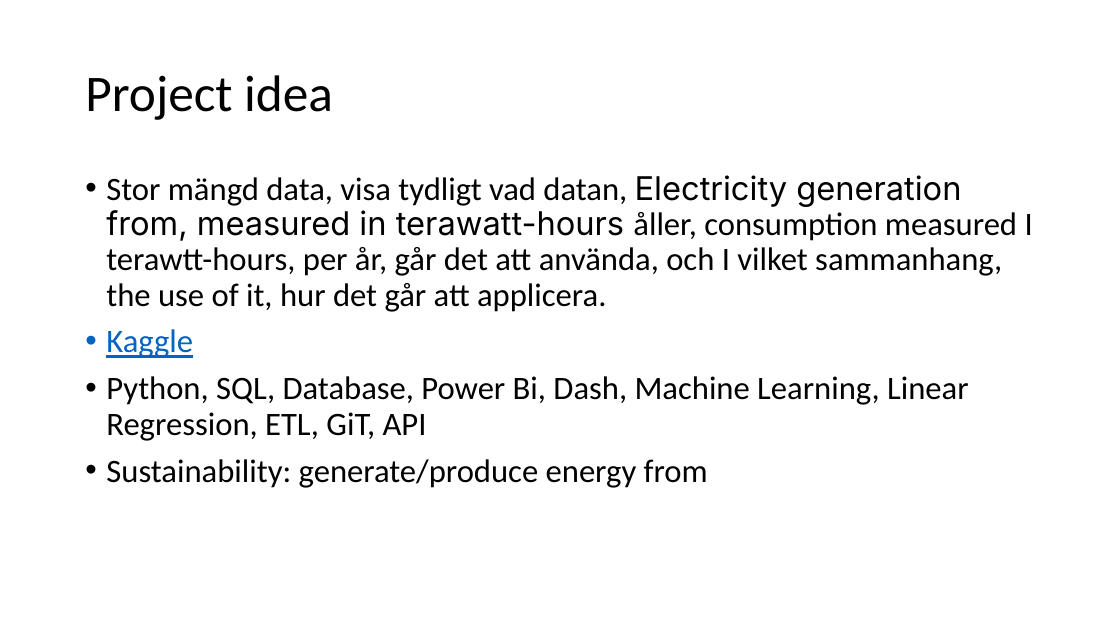
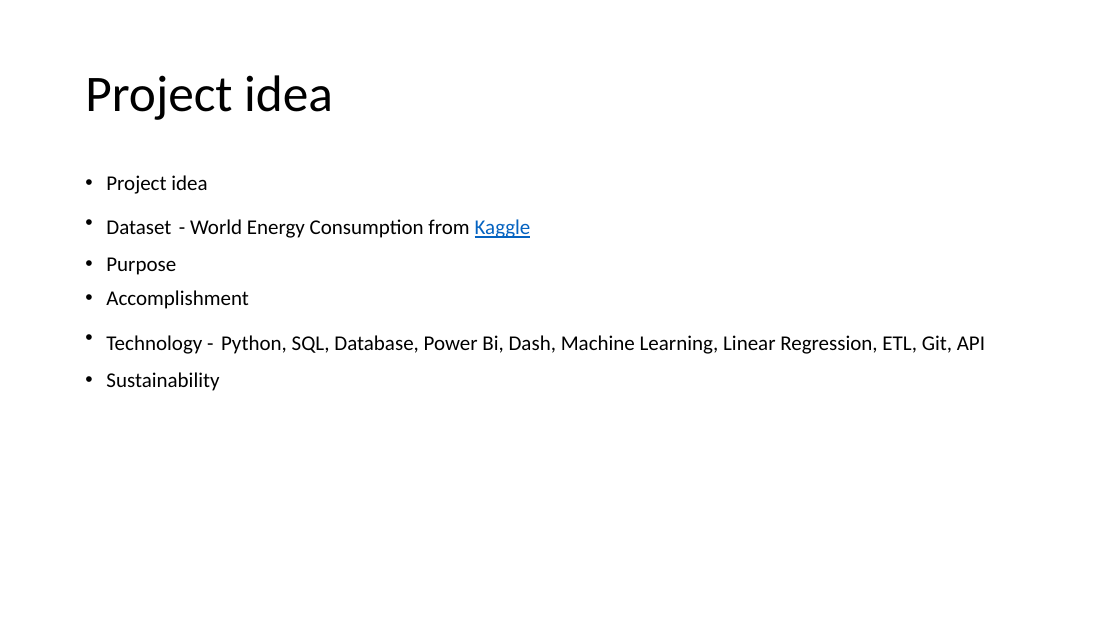
Before and after one commit to nscodechris/final_exam_aw_academy, a slide deck: slide 2 of Presentation1.pptx. Drawn at 1120x630 pixels with LibreOffice and Linux fonts; fonts in the diff are those of the drawing. Boxes give left, top, right and bottom in pixels: in the first picture for what was removed or moved away, otherwise in the second. Text is boxed around its words. In the diff, an @@ line names an element or a change of style, - is before the commit and + after.

Commit message:
updates

```diff
--- a/Presentation1.pptx
+++ b/Presentation1.pptx
@@ text at (106, 175, 985, 391): text changed; size 28 to 18 pt @@
-• Stor mängd data, visa tydligt vad datan, Electricity generation from, measured in terawatt-hours åller, consumption measured I terawtt-hours, per år, går det att använda, och I vilket sammanhang, the use of it, hur det går att applicera.
-• Kaggle
-• Python, SQL, Database, Power Bi, Dash, Machine Learning, Linear Regression, ETL, GiT, API
-• Sustainability: generate/produce energy from
+• Project idea
+• Dataset - World Energy Consumption from Kaggle
+• Purpose
+• Accomplishment
+• Technology - Python, SQL, Database, Power Bi, Dash, Machine Learning, Linear Regression, ETL, Git, API
+• Sustainability
```
Also in this commit, not shown: 7 other slides changed.
